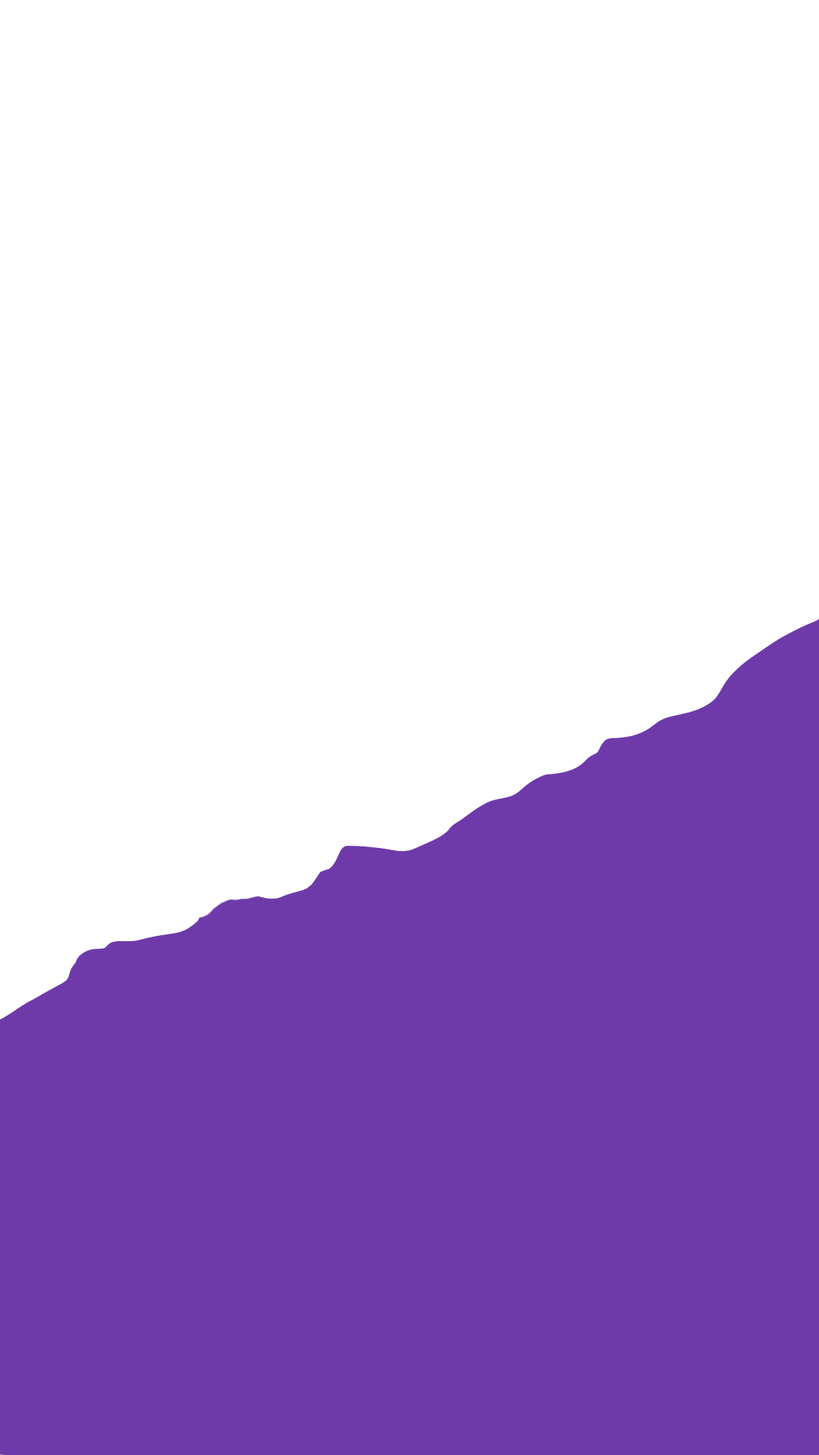
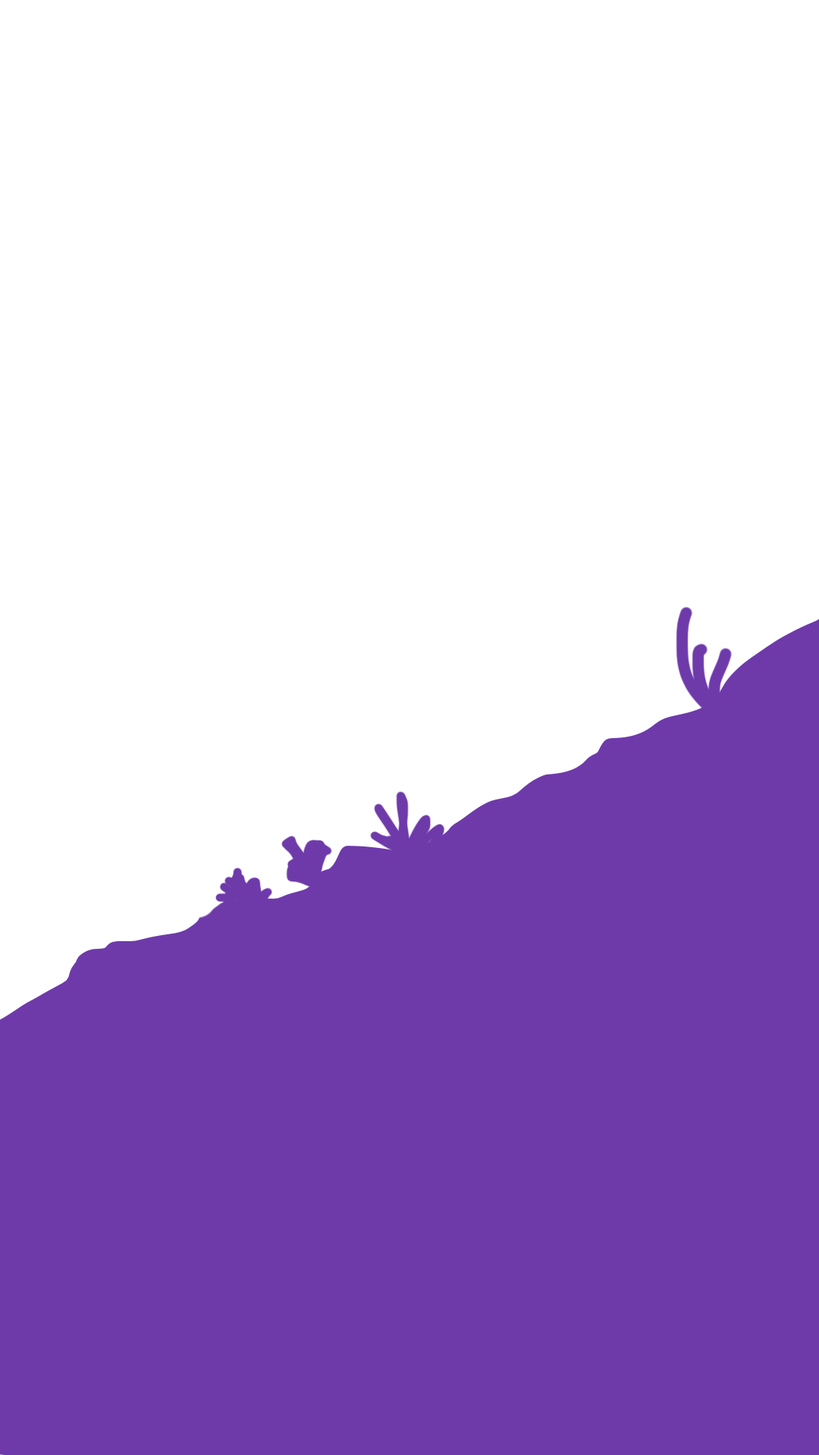
The second w=819, h=1455 image is a revision of the first. Changes to its layers:
added layer "Layer 2" in group "BG" over (215, 606, 733, 904)
